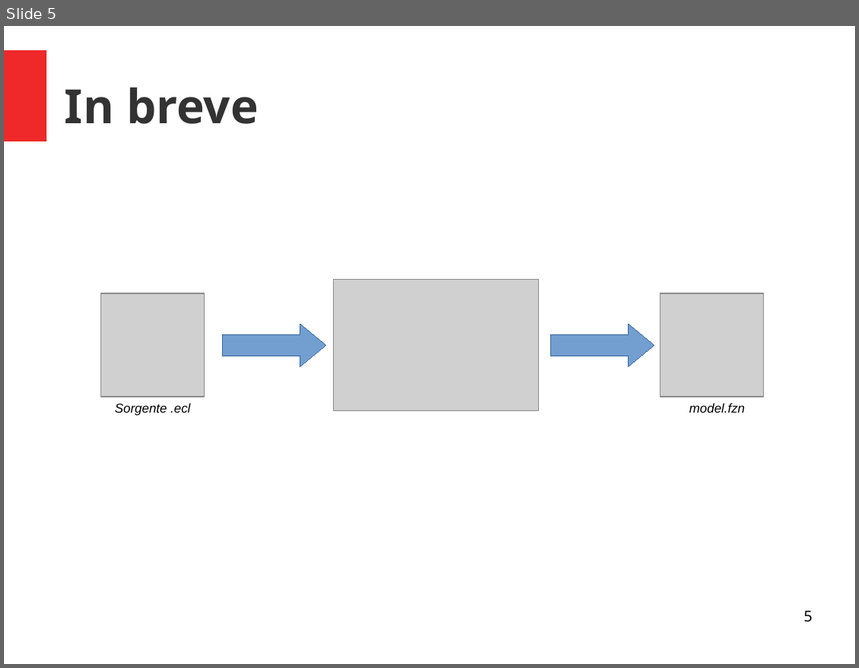
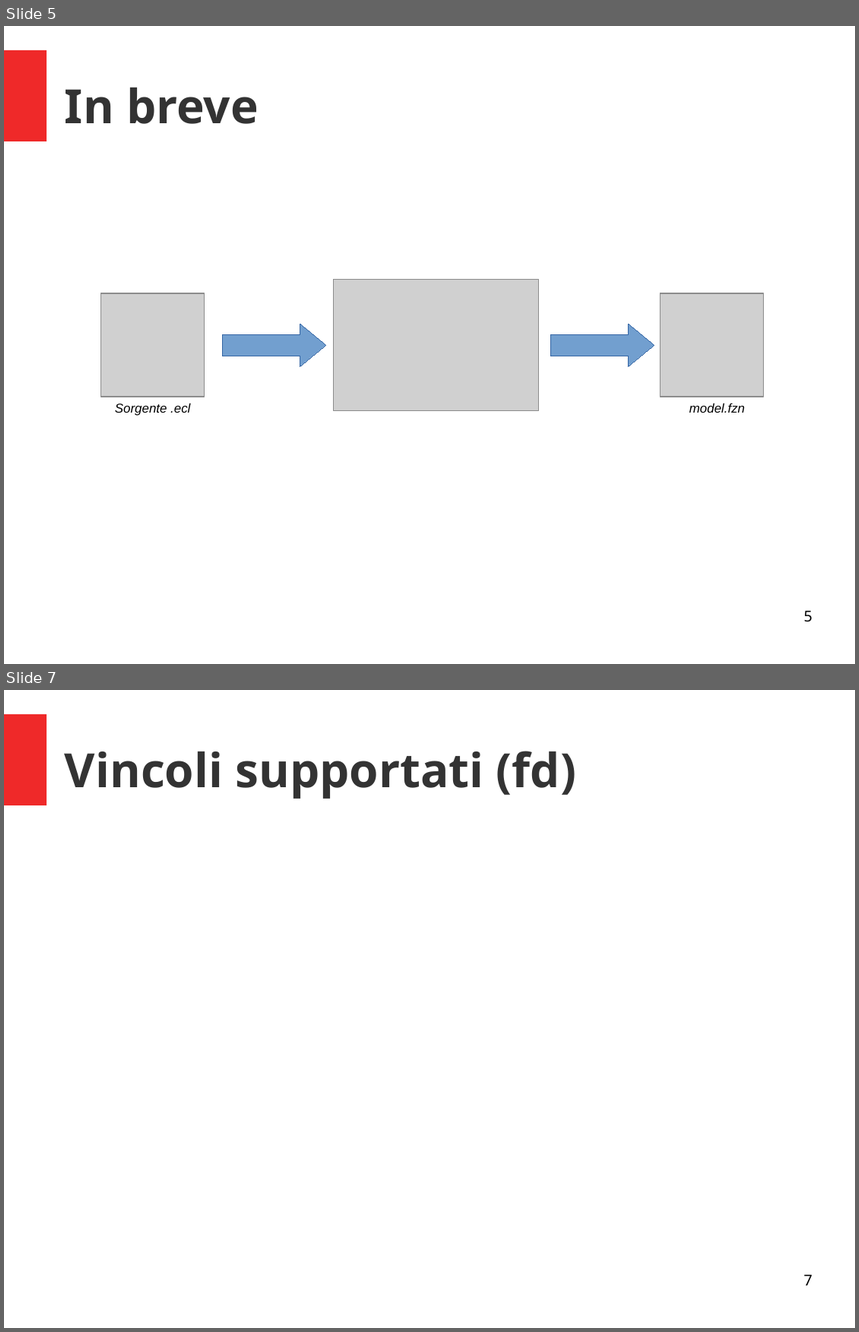
Before and after one commit to padovanl/eclipse2flatzinc, a slide deck: presentazione.odp. Shown one above the other, each under a label of ours: slide 5 before the commit, slides 5 and 7 after it; the slides between them are not shown. The pictures are 859x668 and 859x1332 pixels, drawn with LibreOffice and Linux fonts; fonts in the diff are those of the drawing; grey boxes stand for pictures. Boxes give left, top, right and bottom in pixels: in the first picture for what was removed or moved away, otherwise in the second. Text is boxed around its words. In the diff, an @@ line names an element or a change of style, - is before the commit and + after.

```diff
--- a/presentazione.odp
+++ b/presentazione.odp
@@ slide 7 added at (4,690,855,1328), background #FFFFFF; not listed: 1 template element that a slide beside it also shows @@
@@ title added at (65,751,576,799), 44 pt, text #333333, bold @@
+Vincoli supportati (fd)
@@ page number added at (804,1275,813,1286), 14 pt, text #000000 @@
+7
```
Also in this commit, not shown: 3 other slides added, 1 slide removed, 1 other file.
